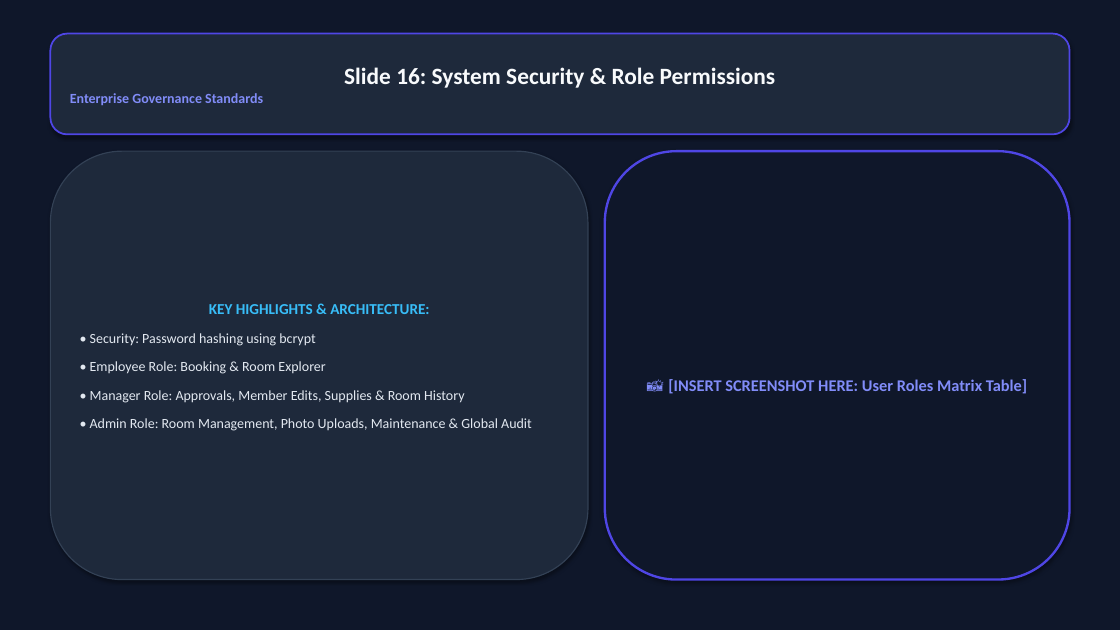
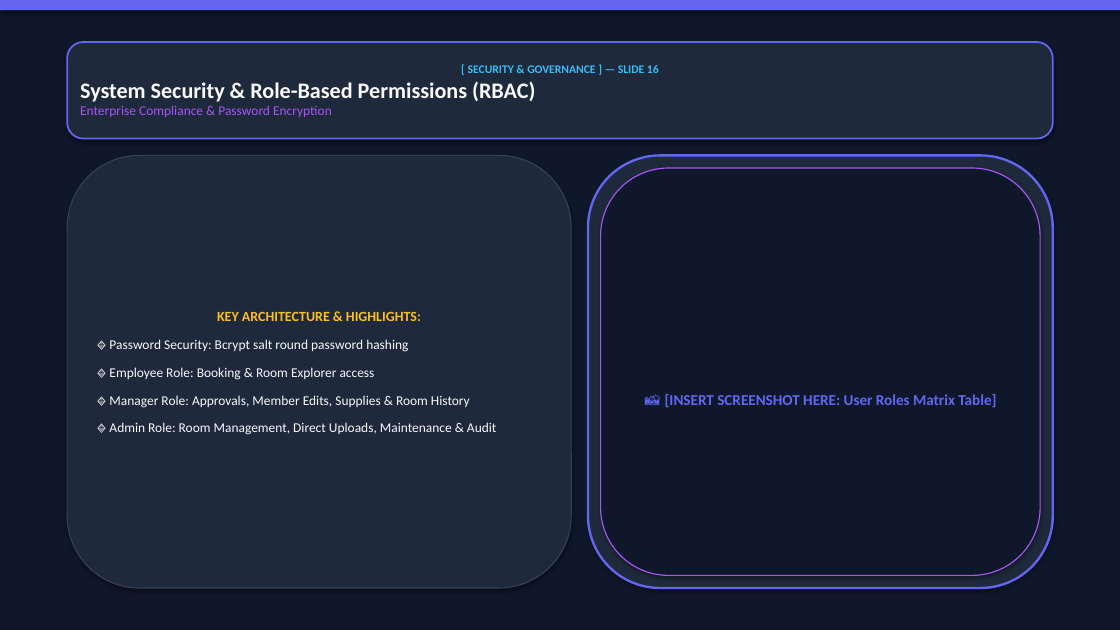
Before and after one commit to VishalMishraCSE/meeting-room-booking-system, a slide deck: slide 16 of document/PRESENTATION_DECK_SLIDES.pptx. Drawn at 1120x630 pixels with LibreOffice and Linux fonts; fonts in the diff are those of the drawing. Boxes give left, top, right and bottom in pixels: in the first picture for what was removed or moved away, otherwise in the second. Text is boxed around its words. In the diff, an @@ line names an element or a change of style, - is before the commit and + after.

Commit message:
design: redesign PowerPoint presentation deck with stunning multi-layered dark theme, glassmorphic card containers, and category tag pills

```diff
--- a/document/PRESENTATION_DECK_SLIDES.pptx
+++ b/document/PRESENTATION_DECK_SLIDES.pptx
@@ rectangle added at box(0, 0, 1120, 10), fill #6366F1 @@
@@ rounded rectangle "[ SECURITY & GOVERNANCE ] ...": place and size @@
-rounded rectangle "[ SECURITY & GOVERNANCE ] ..." at box(50, 34, 1070, 134)
+rounded rectangle "[ SECURITY & GOVERNANCE ] ..." at box(67, 42, 1053, 139)
@@ rounded rectangle "[ SECURITY & GOVERNANCE ] ..." at box(67, 42, 1053, 139): outline #4F46E5 1.5 pt to #6366F1 1.5 pt @@
@@ text in rounded rectangle at box(80, 65, 659, 117): text changed; size 20 to 19 pt @@
-Slide 16: System Security & Role Permissions
-Enterprise Governance Standards
+[ SECURITY & GOVERNANCE ] — SLIDE 16
+System Security & Role-Based Permissions (RBAC)
+Enterprise Compliance & Password Encryption
@@ rounded rectangle "KEY ARCHITECTURE & HIGHLIGHTS:": place and size @@
-rounded rectangle "KEY ARCHITECTURE & HIGHLIGHTS:" at box(50, 151, 588, 580)
+rounded rectangle "KEY ARCHITECTURE & HIGHLIGHTS:" at box(67, 155, 571, 588)
@@ rounded rectangle added at box(588, 155, 1053, 588), fill #1E293B, outline #6366F1 2 pt @@
@@ rounded rectangle "📸 [INSERT SCREENSHOT HERE: User ...": place and size @@
-rounded rectangle "📸 [INSERT SCREENSHOT HERE: User ..." at box(605, 151, 1070, 580)
+rounded rectangle "📸 [INSERT SCREENSHOT HERE: User ..." at box(601, 168, 1040, 576)
@@ rounded rectangle "📸 [INSERT SCREENSHOT HERE: User ..." at box(601, 168, 1040, 576): size 14 to 13 pt, text colour #818CF8 to #6366F1; outline #4F46E5 2 pt to #A855F7 1 pt @@
@@ text in rounded rectangle at box(109, 312, 496, 435): text changed; size 12 to 11.5 pt; text colour #E2E8F0 to #F8FAFC @@
-KEY HIGHLIGHTS & ARCHITECTURE:
-• Security: Password hashing using bcrypt
-• Employee Role: Booking & Room Explorer
-• Manager Role: Approvals, Member Edits, Supplies & Room History
-• Admin Role: Room Management, Photo Uploads, Maintenance & Global Audit
+KEY ARCHITECTURE & HIGHLIGHTS:
+🔹 Password Security: Bcrypt salt round password hashing
+🔹 Employee Role: Booking & Room Explorer access
+🔹 Manager Role: Approvals, Member Edits, Supplies & Room History
+🔹 Admin Role: Room Management, Direct Uploads, Maintenance & Audit
```
Also in this commit, not shown: 16 other slides changed, 1 slide added, 1 slide removed, 1 other file.
